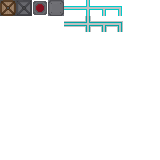
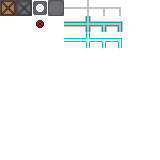
Before/after of a 160px x 160px layered artwork. What changed in the layer stack:
painted on "Layer" over [36, 0, 122, 48]
